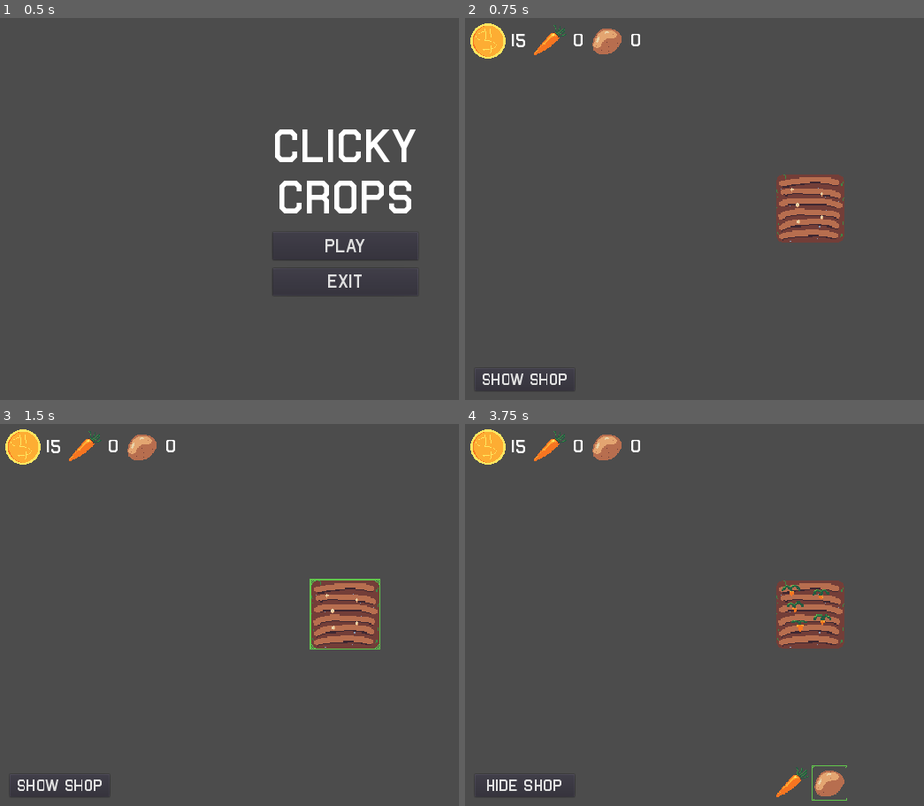
Above: before the commit, frames 1-4 (two rows, left to right).
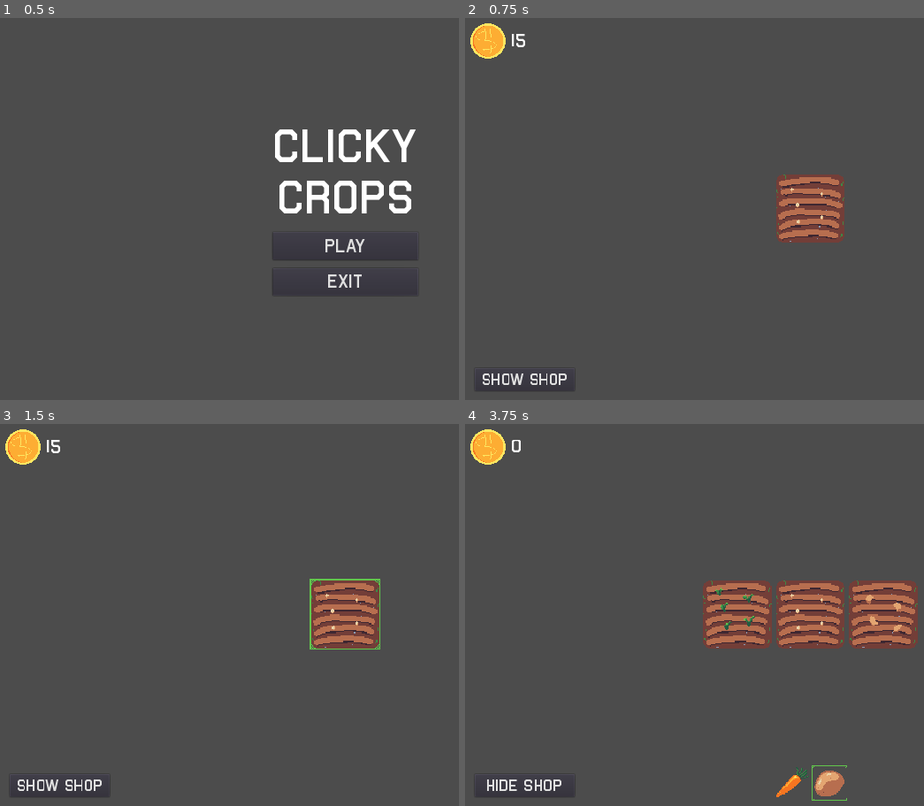
Above: after the commit, the same moments.

Repository: Dr-Diabolical/ClickyCrops
Game: Godot game, scene res://Scenes/MainMenu.tscn
The game is run twice, just before and just after one commit, with the same random seed, the same clock (stepped at 60 frames per second) and the same inputs.
Inputs (mouse positions are in pixels of both pictures, inside the frame that each line leads up to):
- Up to frame 1 (0.5 s): no input
- Up to frame 2 (0.75 s): click "PLAY" at 0.5 s
- Up to frame 3 (1.5 s): click (344, 615) at 1.25 s
- Up to frame 4 (3.75 s): click "SHOW SHOP" at 2 s; click (790, 783) at 2.75 s; click (827, 783) at 3.5 s

Frame 1 is identical in both runs. In frame 2, 0.6% of the frame differs, in the area x 15-39%, y 1-10%; in frame 3, 0.6%; in frame 4, 6.2%, in the area x 10-99%, y 1-59%.

Commit message:
The shop now works
The user can now open the shop and purchase more plots with coins. The implementation is a bit of a mess and will require cleanup alongside some visual tweaks and enhancements, but it works.

Diff:
--- a/Scenes/Farm.gd
+++ b/Scenes/Farm.gd
@@ -25,34 +25,46 @@
 
 # On ready, Creates initial plots
 func _ready():
-	create_plots()
-	plots[0].fill_plot("Carrots", 5, 3, 1)
+	starter_plots(initial_plot_amount)
 	update_resource_display()
 
 # Instantiates the inital amount of plots into the plots array
-func create_plots():
-	update_columns()
-	for i in initial_plot_amount:
-		plots.append(plot.instance())
-		plots[i].connect("crop_harvested", self, "add_to_resources")
-		plot_node.add_child(plots[i])
-
-# Adds plot instances to the plots array
-func add_plots(amount):
+func starter_plots(amount):
 	update_columns()
 	for i in amount:
 		plots.append(plot.instance())
-		plot_node.add_child(plots[i + initial_plot_amount])
+		plot_node.add_child(plots[i])
+		plots[i].connect("crop_harvested", self, "add_to_resources")
+		plots[i].fill_plot("Carrots", 5, 3, 2)
+
+# Adds plot instances to the plots array
+func add_plots(amount, type):
+	update_columns()
+	for i in amount:
+		plots.append(plot.instance())
+		plot_node.add_child(plots[i + plots.size() - 1])
+		plots[i + plots.size() - 1].connect("crop_harvested", self, "add_to_resources")
+		if (type == "Carrots"):
+			plots[i + plots.size() - 1].fill_plot("Carrots", 5, 3, 2)
+		if (type == "Potatoes"):
+			plots[i + plots.size() - 1].fill_plot("Potatoes", 8, 5, 4)
 
 # For every 2 plots, add a column to the plot node grid
 func update_columns():
 	if (plots.size() % 2 == 0):
 		plot_node.columns += 1
 
-# Add the specified amount of resources to the resource, and update the display
-func add_to_resources(crop_name, crop_amount):
+# Add the specified amount of resources, and update the display
+func add_to_resources(crop_name, amount):
 	if (resources.has(crop_name)):
-		resources[crop_name] = resources.get(crop_name) + crop_amount
+		resources[crop_name] = resources.get(crop_name) + amount
+		resources["Coins"] += 5
+		update_resource_display()
+
+# Remove the specified amount of resources, and update the display
+func remove_from_resources(crop_name, amount):
+	if (resources.has(crop_name)):
+		resources[crop_name] = resources.get(crop_name) - amount
 		update_resource_display()
 
 # Updates the text of each resource display node
@@ -68,3 +80,12 @@
 	else:
 		button_shop.text = "HIDE SHOP"
 	shop.toggle_shop()
+
+func _on_Shop_buy_crop(crop_name, cost):
+	if (resources["Coins"] >= cost):
+		resources["Coins"] -= cost
+		if (crop_name == "Carrots"):
+			add_plots(1, "Carrots")
+		if (crop_name == "Potatoes"):
+			add_plots(1, "Potatoes")
+	update_resource_display()
--- a/Scenes/Game.tscn
+++ b/Scenes/Game.tscn
@@ -108,6 +108,7 @@
 }
 
 [node name="CarrotDisplay" type="HBoxContainer" parent="Farm/ResourceDisplay/IconDisplay"]
+visible = false
 margin_left = 104.0
 margin_right = 198.0
 margin_bottom = 64.0
@@ -138,8 +139,9 @@
 }
 
 [node name="PotatoDisplay" type="HBoxContainer" parent="Farm/ResourceDisplay/IconDisplay"]
-margin_left = 208.0
-margin_right = 302.0
+visible = false
+margin_left = 104.0
+margin_right = 198.0
 margin_bottom = 64.0
 mouse_filter = 2
 custom_constants/separation = 10
@@ -167,4 +169,5 @@
 "_edit_use_anchors_": false
 }
 
+[connection signal="buy_crop" from="Farm/ShopDisplay/Shop" to="Farm" method="_on_Shop_buy_crop"]
 [connection signal="pressed" from="Farm/ShopButton" to="Farm" method="_on_ShopButton_pressed"]
--- a/Scenes/Plot.gd
+++ b/Scenes/Plot.gd
@@ -20,7 +20,7 @@
 	crop_amount = new_crop_amount
 	grown_stage = new_grown_stage
 	seconds_between_stages = new_seconds_between_stages
-	crop_sprites.animation = crop_name
+	crop_sprites.animation = new_crop_name
 	crop_sprites.frame = 0
 	create_stage_timer()
 
--- a/Scenes/Shop.gd
+++ b/Scenes/Shop.gd
@@ -3,6 +3,8 @@
 # References to the shop buttons
 onready var button_carrot = $HBox/ButtonCarrot
 onready var button_potato = $HBox/ButtonPotato
+
+signal buy_crop(crop_name, cost)
 
 # On ready, hide the shop display
 func _ready():
@@ -16,7 +18,7 @@
 		self.hide()
 
 func _on_ButtonCarrot_pressed():
-	pass
+	emit_signal("buy_crop", "Carrots", 5)
 
 func _on_ButtonPotato_pressed():
-	pass
+	emit_signal("buy_crop", "Potatoes", 10)
Not shown: 2 places in Scenes/Game.tscn that only renumber resources
